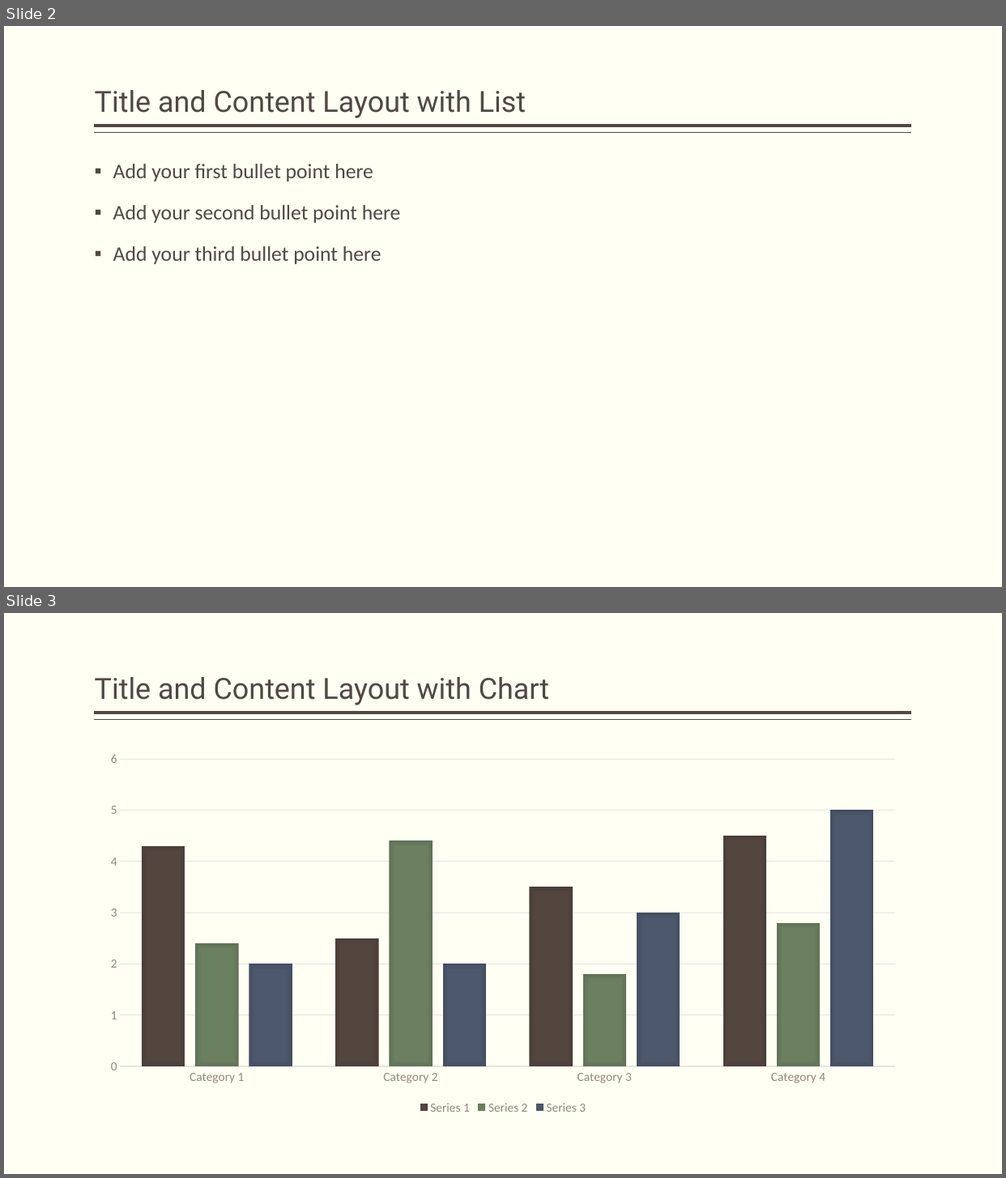
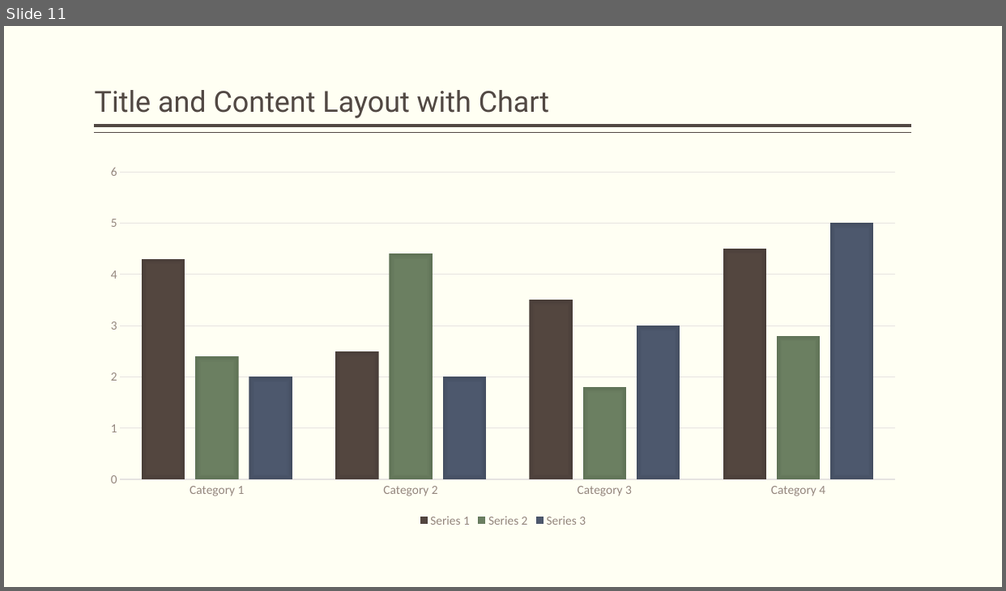
Before and after one commit to as-az01/QA-ProductDevDM05, a slide deck: LibrarySystemValidation.pptx. Shown one above the other, each under a label of ours: slides 2 and 3 before the commit, slide 11 after it. The pictures are 1006x1178 and 1006x591 pixels, drawn with LibreOffice and Linux fonts; fonts in the diff are those of the drawing. Boxes give left, top, right and bottom in pixels: in the first picture for what was removed or moved away, otherwise in the second. Text is boxed around its words. In the diff, an @@ line names an element or a change of style, - is before the commit and + after.

```diff
--- a/LibrarySystemValidation.pptx
+++ b/LibrarySystemValidation.pptx
@@ slide 2 removed at bbox=[4, 26, 1002, 587], background #FFFFF3; not listed: 2 template elements that a slide beside it also shows @@
@@ title removed at bbox=[95, 90, 526, 118] @@
-Title and Content Layout with List
@@ text removed at bbox=[113, 164, 401, 264] @@
-▪ Add your first bullet point here
-▪ Add your second bullet point here
-▪ Add your third bullet point here
@@ what was slide 3 is now slide 11 @@
```
Also in this commit, not shown: 2 slides changed, 9 slides added, 7 other slides removed, 2 other files.
